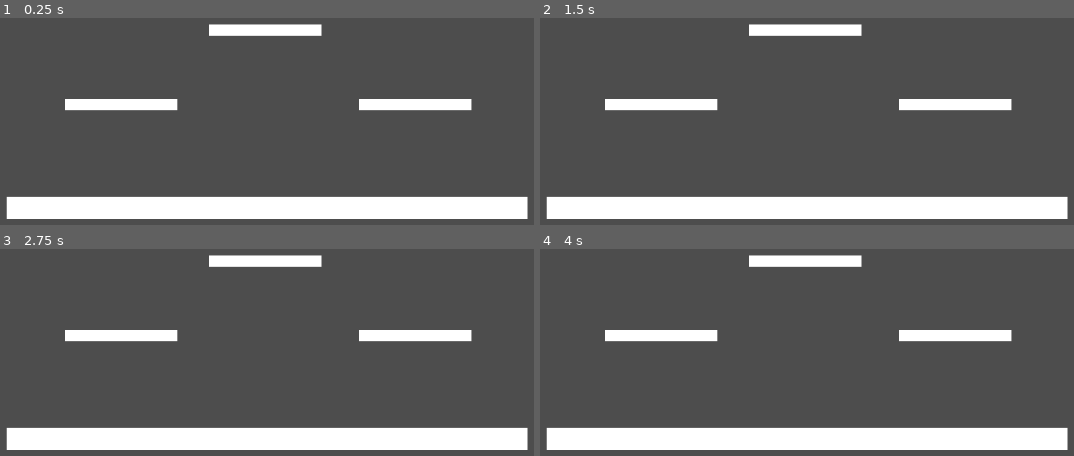
Above: before the commit, frames 1-4 (two rows, left to right).
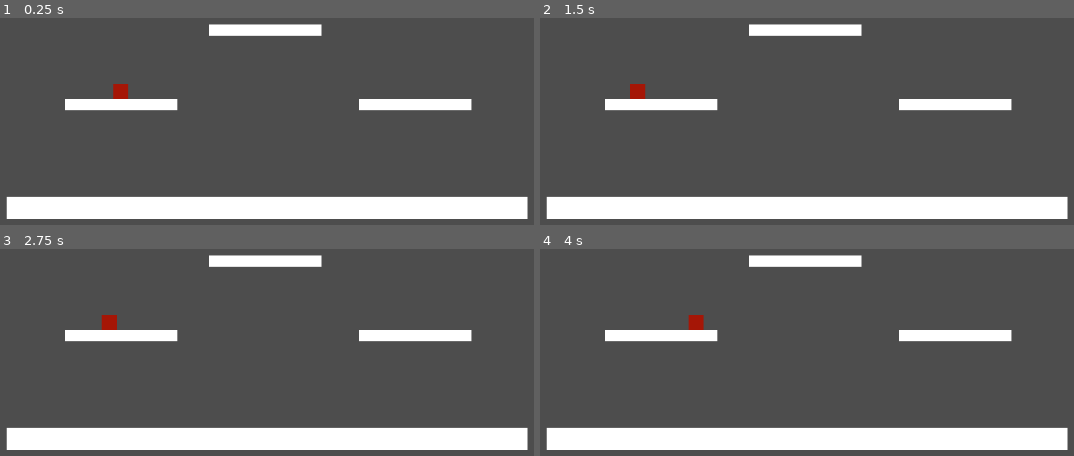
Above: after the commit, the same moments.

Repository: cherrybloom002/S-DJam
Game: Godot game, scene res://scenes/Stage/stage.tscn
Two runs of this game, one before a commit and one after it. Both use one fixed random seed, a clock stepped at 60 frames per second and the inputs below.
Inputs:
- Up to frame 1 (0.25 s): no input
- Up to frame 2 (1.5 s): tap Enter at 0.5 s
- Up to frame 3 (2.75 s): tap Space at 2 s
- Up to frame 4 (4 s): no input

The runs differ from the first frame. In frame 1, 0.2% of the frame differs, in the area x 21-24%, y 31-40%; in frame 2, 0.2%; in frame 3, 0.2%; in frame 4, 0.2%, in the area x 27-31%, y 31-40%.

Commit message:
enemy RedSquare added
aggiunto il primo nemico chiamato Red Square. Un quadrato rosso che pattuglia una piattaforma, Programmato solo il movimento, non la sua hitbox, hurtbox o altro.

Diff:
--- /dev/null
+++ b/s&d-jam/enemies/red_square/red_square.gd
@@ -0,0 +1,75 @@
+extends CharacterBody2D
+
+@export var patrol_points : Node
+@export var SPEED : int = 1500
+@export var wait_time : float = 2
+
+@onready var timer: Timer = $Timer
+
+const GRAVITY = 1000
+
+enum State {Idle, Walk}
+
+var current_state : State
+var direction : Vector2 = Vector2.LEFT
+var number_of_points : int
+var point_positions : Array[Vector2]
+var current_point : Vector2
+var current_point_position : int
+var can_walk : bool
+
+func _ready():
+	if patrol_points != null:
+		number_of_points = patrol_points.get_children().size()
+
+		for point in patrol_points.get_children():
+			point_positions.append(point.global_position)
+		current_point = point_positions[current_point_position]
+
+	else:
+		print("No patrol points")
+
+	timer.wait_time = wait_time
+
+	current_state = State.Idle
+
+func _physics_process(delta : float) -> void:
+	enemy_gravity(delta)
+	enemy_idle(delta)
+	enemy_walk(delta)
+
+	move_and_slide()
+
+func enemy_gravity(delta : float):
+	velocity.y += GRAVITY * delta
+
+func enemy_idle(delta : float):
+	if !can_walk:
+		velocity.x = move_toward(velocity.x, 0, SPEED * delta)
+		current_state = State.Idle
+
+func enemy_walk(delta : float):
+	if !can_walk:
+		return
+
+	if abs(position.x - current_point.x) > 0.5:
+		velocity.x = direction.x * SPEED * delta
+		current_state = State.Walk
+	else:
+		current_point_position += 1
+
+		if current_point_position >= number_of_points:
+			current_point_position = 0
+
+		current_point = point_positions[current_point_position]
+
+		if current_point.x > position.x:
+			direction = Vector2.RIGHT
+		else:
+			direction = Vector2.LEFT
+
+		can_walk = false
+		timer.start()
+
+func _on_timer_timeout() -> void:
+	can_walk = true
--- /dev/null
+++ b/s&d-jam/enemies/red_square/red_square.tscn
@@ -0,0 +1,24 @@
+[gd_scene format=3 uid="uid://dlqfd0pjd333j"]
+
+[ext_resource type="Script" uid="uid://crg3w5ii80qa7" path="res://enemies/red_square/red_square.gd" id="1_d7noc"]
+
+[sub_resource type="RectangleShape2D" id="RectangleShape2D_n5glc"]
+
+[node name="RedSquare" type="CharacterBody2D" unique_id=1719181859]
+scale = Vector2(0.4, 0.4)
+script = ExtResource("1_d7noc")
+wait_time = 0.5
+
+[node name="Sprite2D" type="Polygon2D" parent="." unique_id=676049059]
+color = Color(0.6501247, 0.08795845, 0.025893526, 1)
+polygon = PackedVector2Array(-10, -20, -10, 0, 10, 0, 10, -20)
+
+[node name="CollisionShape2D" type="CollisionShape2D" parent="." unique_id=1732936615]
+position = Vector2(0, -10)
+shape = SubResource("RectangleShape2D_n5glc")
+debug_color = Color(0.82821393, 0.15725026, 0.21445298, 0.41960785)
+
+[node name="Timer" type="Timer" parent="." unique_id=1012172875]
+autostart = true
+
+[connection signal="timeout" from="Timer" to="." method="_on_timer_timeout"]
--- a/s&d-jam/project.godot
+++ b/s&d-jam/project.godot
@@ -19,8 +19,8 @@
 
 window/size/viewport_width=427
 window/size/viewport_height=240
-window/size/window_width_override=960
-window/size/window_height_override=540
+window/size/window_width_override=1708
+window/size/window_height_override=960
 window/stretch/mode="canvas_items"
 window/stretch/aspect="expand"
 
--- a/s&d-jam/scenes/Stage/stage.tscn
+++ b/s&d-jam/scenes/Stage/stage.tscn
@@ -1,4 +1,6 @@
 [gd_scene format=3 uid="uid://cugw6hb5txr0l"]
+
+[ext_resource type="PackedScene" uid="uid://dlqfd0pjd333j" path="res://enemies/red_square/red_square.tscn" id="1_igr15"]
 
 [sub_resource type="RectangleShape2D" id="RectangleShape2D_f0ot8"]
 size = Vector2(82.005875, 120)
@@ -46,3 +48,15 @@
 
 [node name="Polygon2D" type="Polygon2D" parent="Platform3" unique_id=105052652]
 polygon = PackedVector2Array(181, 94, 181, 100, 241, 100, 241, 94)
+
+[node name="RedSquare" parent="." unique_id=1719181859 node_paths=PackedStringArray("patrol_points") instance=ExtResource("1_igr15")]
+position = Vector2(134, 127)
+patrol_points = NodePath("PatrolPoints")
+
+[node name="PatrolPoints" type="Node2D" parent="RedSquare" unique_id=1074799504]
+
+[node name="Point1" type="Marker2D" parent="RedSquare/PatrolPoints" unique_id=1171357299]
+position = Vector2(-47, 17)
+
+[node name="Point2" type="Marker2D" parent="RedSquare/PatrolPoints" unique_id=1224287906]
+position = Vector2(47, 17)
Not shown, added: s&d-jam/enemies/red_square/red_square.gd.uid
